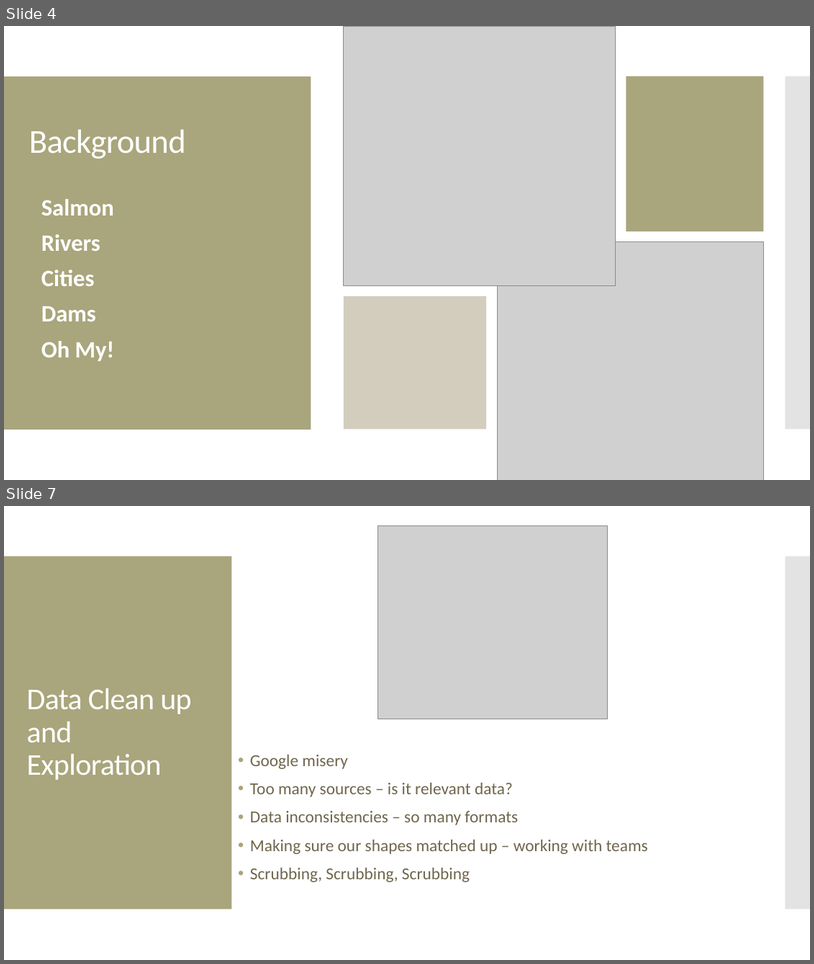
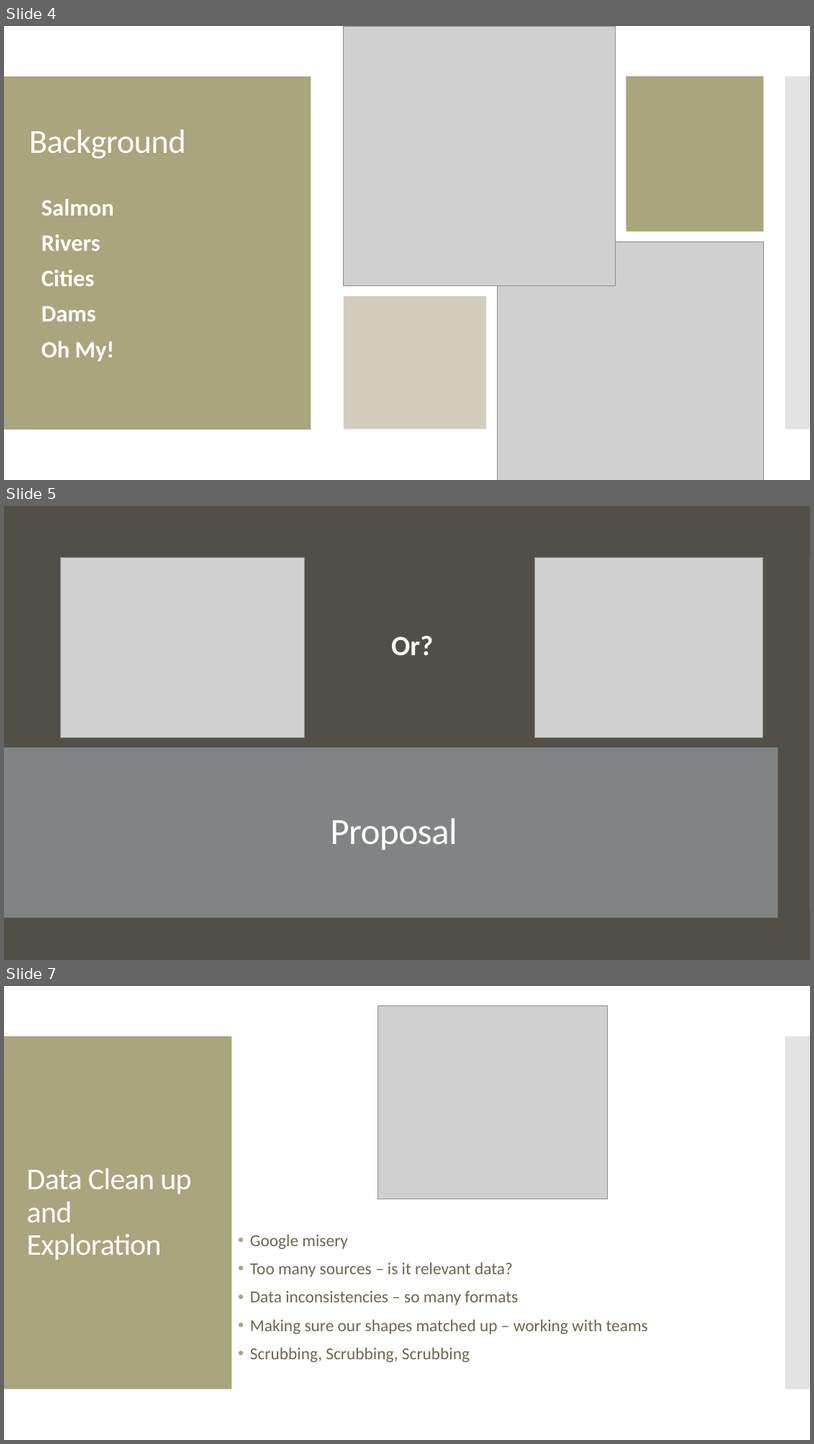
Before and after one commit to jayhjman/bootcamp-project1, a slide deck: Spring Chinook Salmon in the Portland Metro Area.pptx. Shown one above the other, each under a label of ours: slides 4 and 7 before the commit, slides 4, 5 and 7 after it; the slides between them are not shown. The pictures are 814x964 and 814x1444 pixels, drawn with LibreOffice and Linux fonts; fonts in the diff are those of the drawing; grey boxes stand for pictures. Boxes give left, top, right and bottom in pixels: in the first picture for what was removed or moved away, otherwise in the second. Text is boxed around its words. In the diff, an @@ line names an element or a change of style, - is before the commit and + after.

```diff
--- a/Spring Chinook Salmon in the Portland Metro Area.pptx
+++ b/Spring Chinook Salmon in the Portland Metro Area.pptx
@@ slide 5 added at bbox=[4, 506, 810, 960], background #524F48; not listed: 2 template elements that a slide beside it also shows @@
@@ rectangle added at bbox=[4, 506, 810, 960], fill #524F48 @@
@@ picture added at bbox=[61, 557, 305, 738] @@
@@ picture added at bbox=[535, 557, 763, 738] @@
@@ text added at bbox=[391, 636, 433, 656], 33.3 pt, text #FFFFFF, bold @@
+Or?
@@ rectangle added at bbox=[4, 747, 778, 917], fill #878A8B at 90% opacity @@
@@ title added at bbox=[330, 818, 457, 849], 44 pt, text #FFFFFF @@
+Proposal
```
Also in this commit, not shown: 4 slides changed, 1 other slide added, 2 slides removed.
